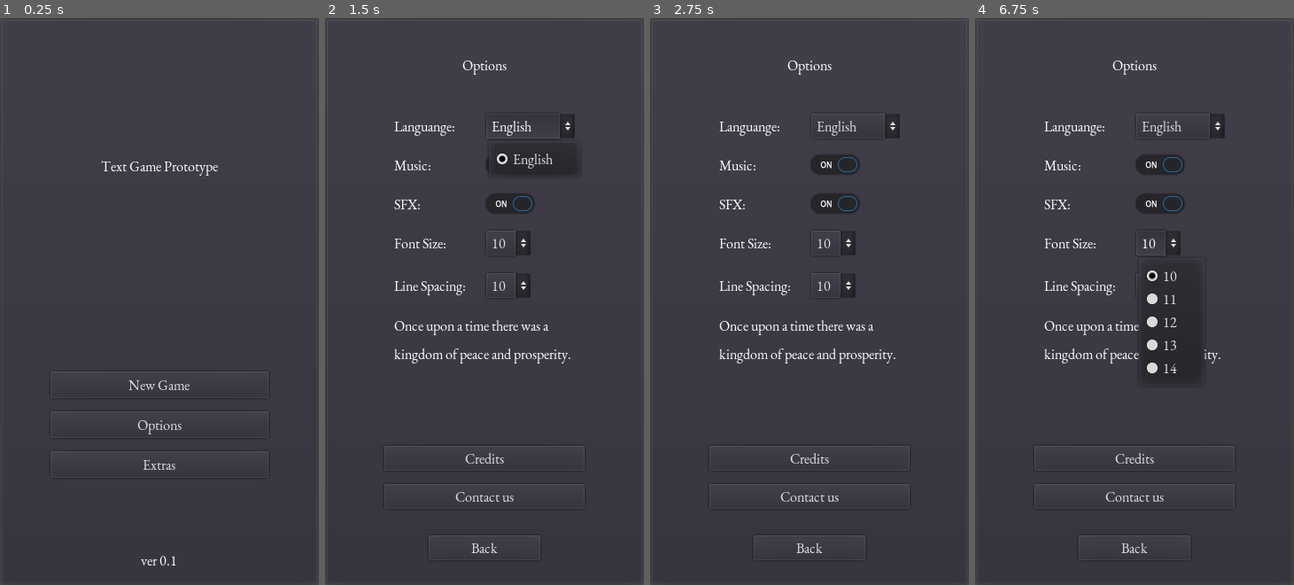
Above: before the commit, frames 1-4 (left to right).
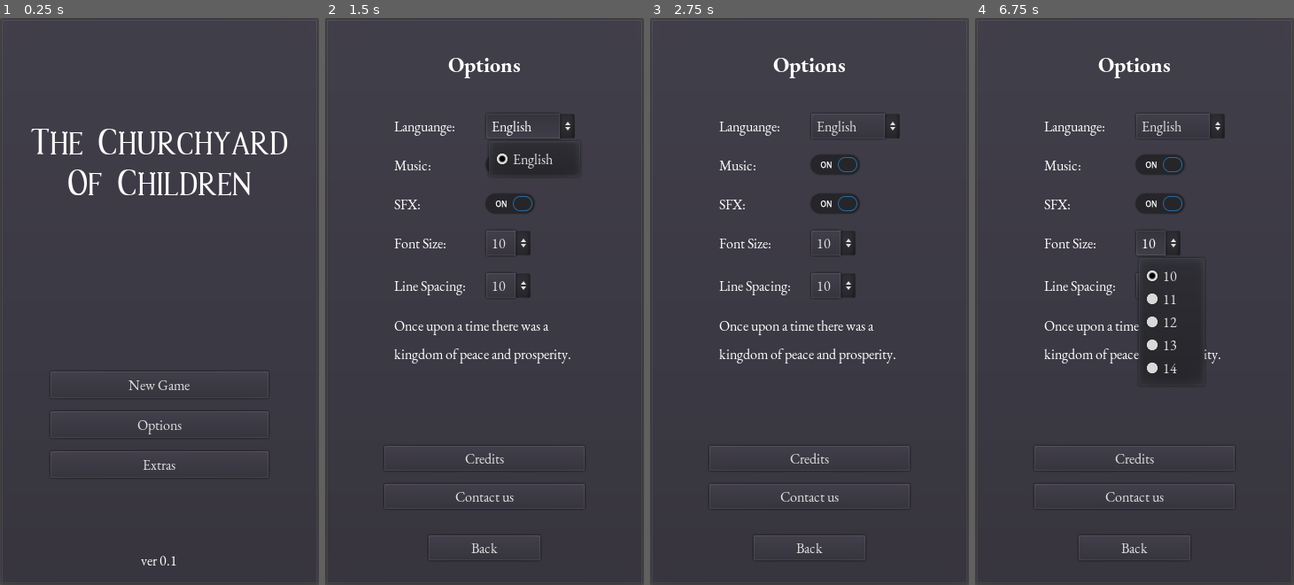
Above: after the commit, the same moments.

Repository: philipuriarte/A-Churchyard-of-Orphans
Game: Godot game, scene res://scenes/main.tscn
Same seed, same stepped clock (60 frames per second), same inputs: the game is played once before the commit and once after it.
Inputs (mouse positions are in pixels of both pictures, inside the frame that each line leads up to):
- Up to frame 1 (0.25 s): no input
- Up to frame 2 (1.5 s): click "Options" at 0.5 s; click "English" at 1.25 s
- Up to frame 3 (2.75 s): click (835, 205) at 2 s
- Up to frame 4 (6.75 s): click "10" at 2.75 s; click "10" at 3.5 s; click "Contact us" at 4.25 s; click "English" at 5 s; click (1160, 205) at 5.75 s; click "10" at 6.5 s

The runs differ from the first frame. In frame 1, 2.1% of the frame differs, in the area x 9-90%, y 19-32%; in frame 2, 0.3%; in frame 3, 0.3%; in frame 4, 0.3%.

Commit message:
Apply theme overrides for font

Diff:
--- /dev/null
+++ b/resources/fonts/ebgaramond_bold_20.tres
@@ -0,0 +1,7 @@
+[gd_resource type="DynamicFont" load_steps=2 format=2]
+
+[ext_resource path="res://assets/fonts/EBGaramond-Bold.ttf" type="DynamicFontData" id=1]
+
+[resource]
+size = 20
+font_data = ExtResource( 1 )
--- /dev/null
+++ b/resources/fonts/ebgaramond_bold_24.tres
@@ -0,0 +1,7 @@
+[gd_resource type="DynamicFont" load_steps=2 format=2]
+
+[ext_resource path="res://assets/fonts/EBGaramond-Bold.ttf" type="DynamicFontData" id=1]
+
+[resource]
+size = 24
+font_data = ExtResource( 1 )
--- a/resources/fonts/rise_of_kingdom.tres
+++ b/resources/fonts/rise_of_kingdom.tres
@@ -3,5 +3,5 @@
 [ext_resource path="res://assets/fonts/Rise-Of-Kingdom.ttf" type="DynamicFontData" id=1]
 
 [resource]
-size = 32
+size = 42
 font_data = ExtResource( 1 )
--- a/scenes/game_screen/story_display.tscn
+++ b/scenes/game_screen/story_display.tscn
@@ -1,6 +1,9 @@
-[gd_scene load_steps=2 format=2]
+[gd_scene load_steps=5 format=2]
 
+[ext_resource path="res://resources/fonts/ebgaramond_bold_20.tres" type="DynamicFont" id=1]
+[ext_resource path="res://resources/fonts/ebgaramond_italic.tres" type="DynamicFont" id=2]
 [ext_resource path="res://logic/game_screen/story_display.gd" type="Script" id=3]
+[ext_resource path="res://resources/fonts/ebgaramond_bold_16.tres" type="DynamicFont" id=4]
 
 [node name="StoryContainer" type="VBoxContainer"]
 anchor_left = 0.5
@@ -20,6 +23,7 @@
 margin_right = 346.0
 margin_bottom = 40.0
 rect_min_size = Vector2( 0, 40 )
+custom_fonts/font = ExtResource( 1 )
 text = "Title"
 align = 1
 
@@ -30,6 +34,8 @@
 margin_bottom = 342.0
 size_flags_vertical = 3
 custom_constants/line_separation = 10
+custom_fonts/italics_font = ExtResource( 2 )
+custom_fonts/bold_font = ExtResource( 4 )
 bbcode_enabled = true
 bbcode_text = "Insert text here"
 text = "Insert text here"
--- a/scenes/options_screen/options_screen.tscn
+++ b/scenes/options_screen/options_screen.tscn
@@ -1,8 +1,9 @@
-[gd_scene load_steps=4 format=2]
+[gd_scene load_steps=5 format=2]
 
 [ext_resource path="res://logic/options_screen/options_screen.gd" type="Script" id=1]
 [ext_resource path="res://scenes/options_screen/popup_credits.tscn" type="PackedScene" id=2]
 [ext_resource path="res://resources/game_theme.tres" type="Theme" id=3]
+[ext_resource path="res://resources/fonts/ebgaramond_bold_24.tres" type="DynamicFont" id=4]
 
 [node name="OptionsScreen" type="PanelContainer"]
 anchor_right = 1.0
@@ -35,6 +36,7 @@
 margin_right = 326.0
 margin_bottom = 61.0
 rect_min_size = Vector2( 0, 50 )
+custom_fonts/font = ExtResource( 4 )
 text = "Options"
 align = 1
 valign = 1
--- a/scenes/title_screen/title_screen.tscn
+++ b/scenes/title_screen/title_screen.tscn
@@ -1,8 +1,9 @@
-[gd_scene load_steps=4 format=2]
+[gd_scene load_steps=5 format=2]
 
 [ext_resource path="res://logic/title_screen/title_screen.gd" type="Script" id=1]
 [ext_resource path="res://scenes/title_screen/popup_confirm.tscn" type="PackedScene" id=2]
 [ext_resource path="res://resources/game_theme.tres" type="Theme" id=3]
+[ext_resource path="res://resources/fonts/rise_of_kingdom.tres" type="DynamicFont" id=4]
 
 [node name="TitleScreen" type="PanelContainer"]
 anchor_right = 1.0
@@ -37,7 +38,8 @@
 margin_bottom = 300.0
 rect_min_size = Vector2( 0, 300 )
 size_flags_vertical = 1
-text = "Text Game Prototype"
+custom_fonts/font = ExtResource( 4 )
+text = "The Churchyard Of Children"
 align = 1
 valign = 1
 autowrap = true
Renamed: resources/fonts/ebgaramond_bold.tres -> resources/fonts/ebgaramond_bold_16.tres
